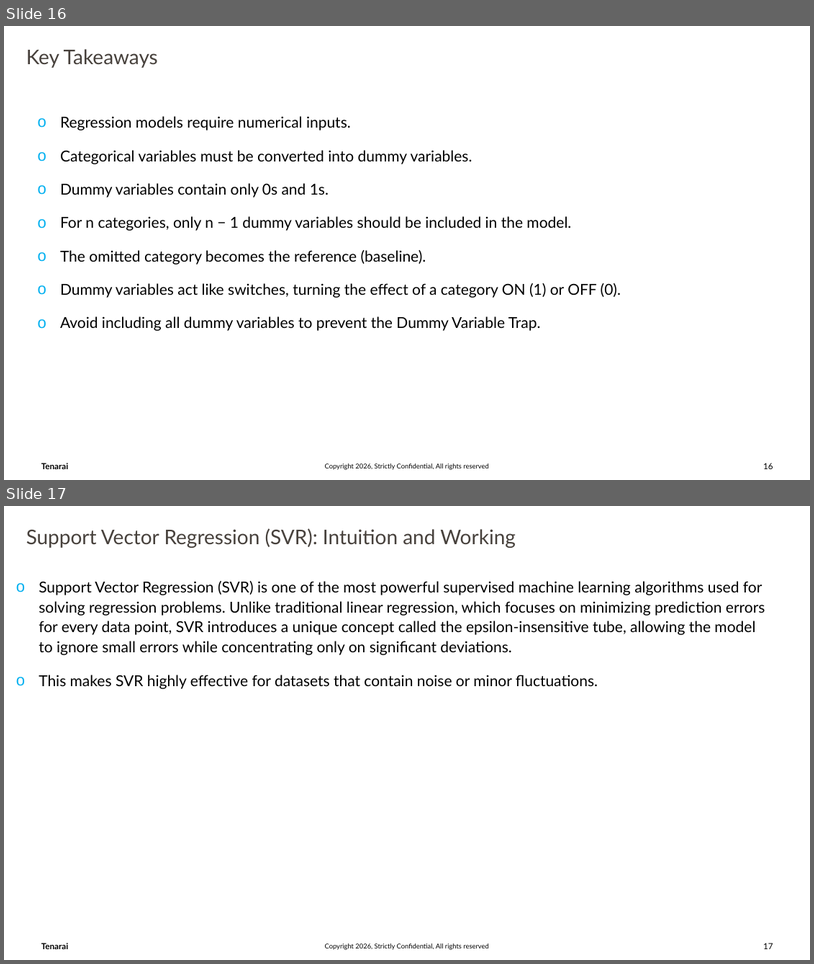
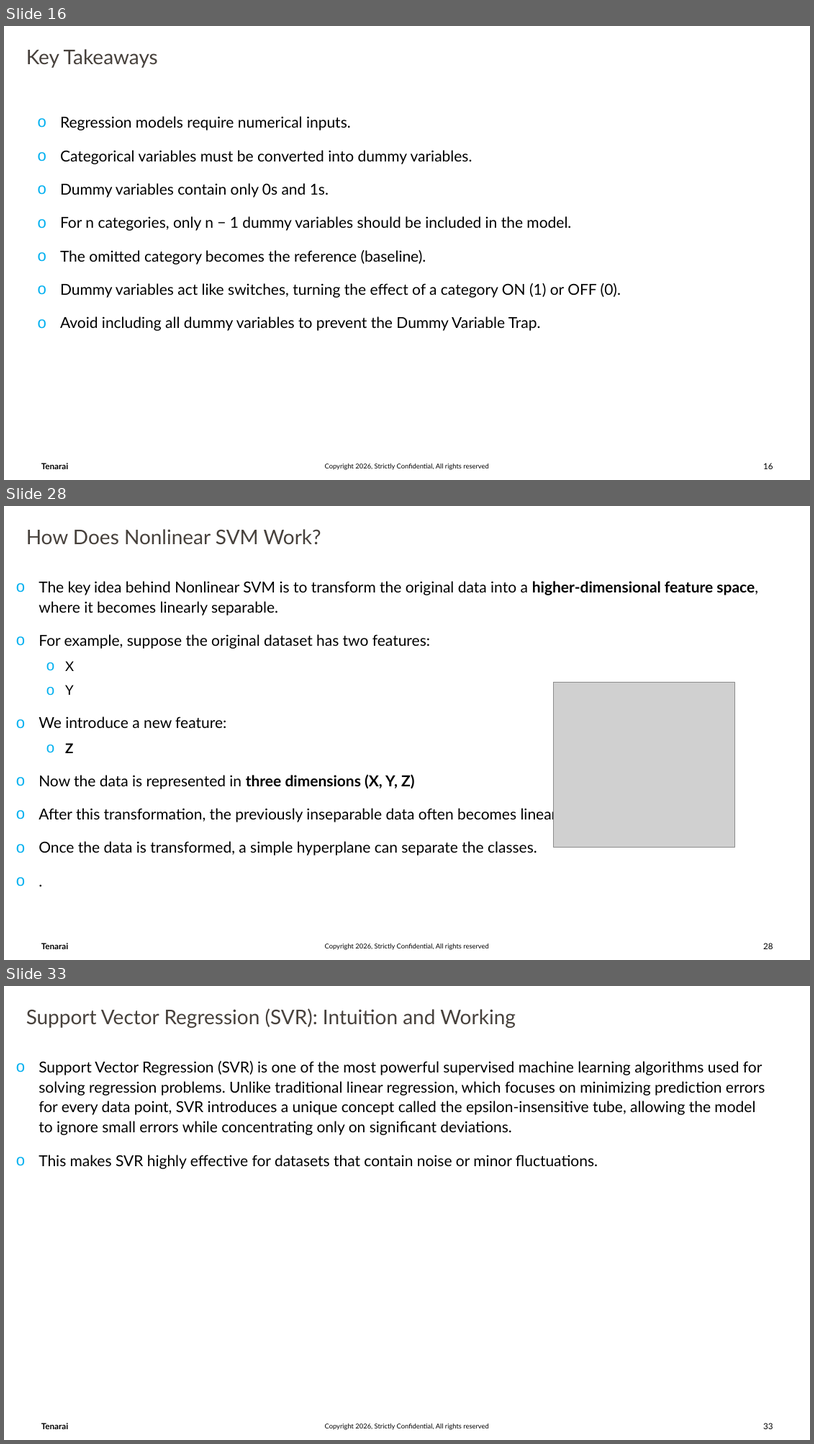
Before and after one commit to trivedi-ashutosh2013/Training_Content, a slide deck: Machine_Learning/AI_ML_Part03.pptx. Shown one above the other, each under a label of ours: slides 16 and 17 before the commit, slides 16, 28 and 33 after it; the slides between them are not shown. The pictures are 814x964 and 814x1444 pixels, drawn with LibreOffice and Linux fonts; fonts in the diff are those of the drawing; grey boxes stand for pictures; background and template pictures are left out. Boxes give left, top, right and bottom in pixels: in the first picture for what was removed or moved away, otherwise in the second. Text is boxed around its words. In the diff, an @@ line names an element or a change of style, - is before the commit and + after.

```diff
--- a/Machine_Learning/AI_ML_Part03.pptx
+++ b/Machine_Learning/AI_ML_Part03.pptx
@@ slide 28 added at box(4, 506, 810, 960), background #FFFFFF; not listed: 3 template elements that a slide beside it also shows @@
@@ text added at box(26, 529, 322, 544), 24 pt, text #47413C @@
+How Does Nonlinear SVM Work?
@@ text added at box(39, 581, 759, 855), 18 pt, text #000000 @@
+o The key idea behind Nonlinear SVM is to transform the original data into a higher-dimensional feature space, where it becomes linearly separable.
+o For example, suppose the original dataset has two features:
+  o X
+  o Y
+o We introduce a new feature:
+  o Z
+o Now the data is represented in three dimensions (X, Y, Z)
+o After this transformation, the previously inseparable data often becomes linearly separable.
+o Once the data is transformed, a simple hyperplane can separate the classes.
+o .
@@ picture added at box(554, 682, 736, 847) @@
@@ what was slide 17 is now slide 33 @@
@@ page number at box(764, 1422, 773, 1429): text changed @@
-17
+33
```
Also in this commit, not shown: 15 other slides added.
